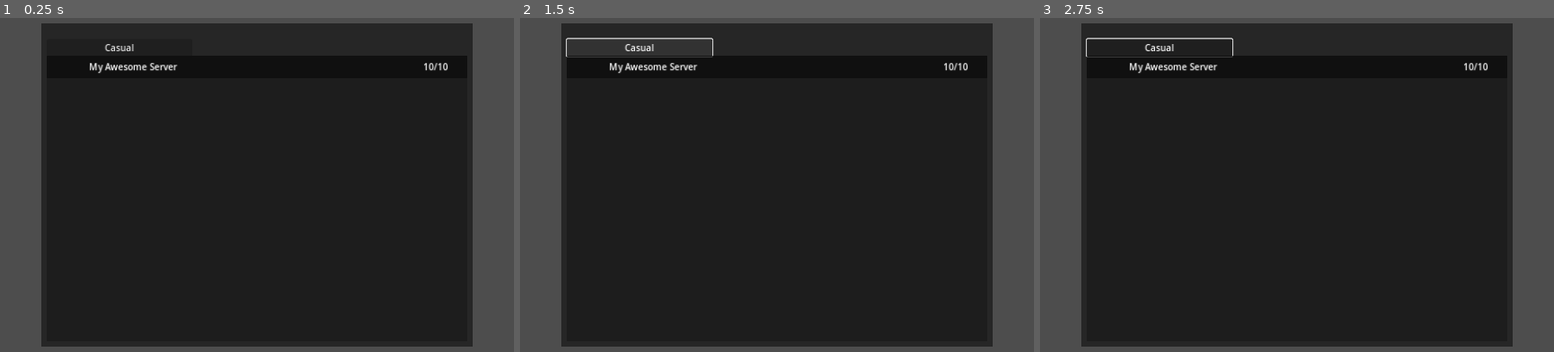
Above: before the commit, frames 1-3 (left to right).
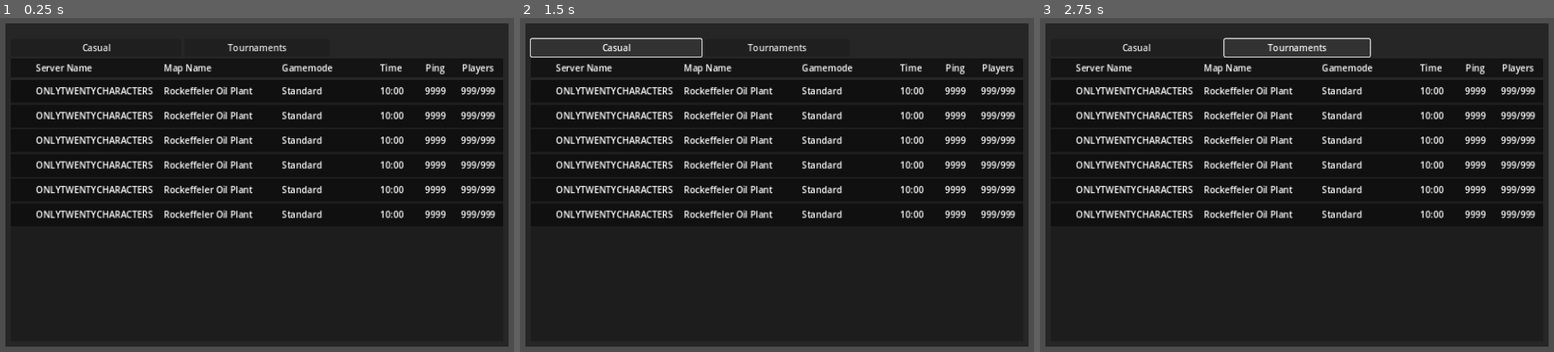
Above: after the commit, the same moments.

Repository: codemonsters/tag-of-war
Game: Godot game, scene res://screens/menu/server_list/server_list.tscn
The game is run twice, just before and just after one commit, with the same random seed, the same clock (stepped at 60 frames per second) and the same inputs. This scene is started directly instead of the project's main scene.
Inputs (mouse positions are in pixels of both pictures, inside the frame that each line leads up to):
- Up to frame 1 (0.25 s): no input
- Up to frame 2 (1.5 s): click "My Awesome Server" (after the commit: "ONLYTWENTYCHARACTERS") at 0.5 s; click "Casual" at 1.25 s
- Up to frame 3 (2.75 s): click (1297, 48) at 2 s, where only the run after the commit has a clickable "Tournaments"

The runs differ from the first frame. In frame 1, 19% of the frame differs, in the area x 1-99%, y 1-99%; in frame 2, 20%; in frame 3, 20%.

Commit message:
Cambios a lista de servidores
+ Añadido headers

+ Añadido función para crear partidas a serverlist

- Eliminado copia de lista de servidores inutil

Diff:
--- a/cliente/src/menu/server_list/server_list.gd
+++ /dev/null
@@ -1,16 +0,0 @@
-extends Control
-
-var empty_room = load("res://menu/server_list/room.tscn")
-
-# Funciones
-
-func add_room() -> void:
-	var new_room = empty_room.instantiate()
-	%Casual.add_child(new_room)
-
-# Principal
-
-func _ready() -> void:
-	for n in range(1, 5):
-		print(n)
-		add_room()
--- a/cliente/src/menu/server_list/server_list.tscn
+++ /dev/null
@@ -1,75 +0,0 @@
-[gd_scene load_steps=3 format=3 uid="uid://chqkxfbrrqsbe"]
-
-[ext_resource type="Script" path="res://menu/server_list/server_list.gd" id="1_dn6vo"]
-[ext_resource type="PackedScene" uid="uid://tgw2omupquqq" path="res://menu/server_list/room.tscn" id="2_177ir"]
-
-[node name="Main" type="Control"]
-layout_mode = 3
-anchors_preset = 15
-anchor_right = 1.0
-anchor_bottom = 1.0
-grow_horizontal = 2
-grow_vertical = 2
-script = ExtResource("1_dn6vo")
-
-[node name="Body" type="Control" parent="."]
-unique_name_in_owner = true
-layout_mode = 1
-anchor_left = 0.2
-anchor_top = 0.1
-anchor_right = 0.8
-anchor_bottom = 0.9
-grow_horizontal = 2
-grow_vertical = 2
-metadata/_edit_use_anchors_ = true
-
-[node name="Background" type="ColorRect" parent="Body"]
-layout_mode = 1
-anchors_preset = 15
-anchor_right = 1.0
-anchor_bottom = 1.0
-grow_horizontal = 2
-grow_vertical = 2
-color = Color(0, 0, 0, 0.498039)
-
-[node name="ListBackground" type="ColorRect" parent="Body"]
-layout_mode = 1
-anchors_preset = -1
-anchor_top = 0.1
-anchor_right = 1.0
-anchor_bottom = 1.0
-offset_left = 10.0
-offset_right = -10.0
-offset_bottom = -10.0
-grow_horizontal = 2
-grow_vertical = 2
-color = Color(0, 0, 0, 0.235294)
-
-[node name="Casual" type="VBoxContainer" parent="Body"]
-unique_name_in_owner = true
-z_index = 1
-layout_mode = 1
-anchors_preset = -1
-anchor_top = 0.1
-anchor_right = 1.0
-anchor_bottom = 1.0
-offset_left = 10.0
-offset_right = -10.0
-offset_bottom = -10.0
-grow_horizontal = 2
-grow_vertical = 2
-
-[node name="Room" parent="Body/Casual" instance=ExtResource("2_177ir")]
-layout_mode = 2
-
-[node name="CasualTab" type="Button" parent="Body"]
-layout_mode = 1
-anchors_preset = -1
-anchor_top = 0.05
-anchor_right = 0.35
-anchor_bottom = 0.102
-offset_left = 10.0
-grow_horizontal = 2
-grow_vertical = 2
-text = "Casual
-"
--- a/cliente/src/menu/server_list/room.tscn
+++ b/cliente/src/screens/menu/server_list/empty_lobby.tscn
@@ -1,11 +1,22 @@
-[gd_scene format=3 uid="uid://tgw2omupquqq"]
+[gd_scene load_steps=2 format=3 uid="uid://cu06f8uhhrvym"]
 
-[node name="Room" type="Control"]
+[sub_resource type="GDScript" id="GDScript_s5v60"]
+script/source = "extends Button
+
+
+# Called when the node enters the scene tree for the first time.
+func _ready() -> void:
+	pass # Replace with function body.
+
+
+# Called every frame. 'delta' is the elapsed time since the previous frame.
+func _process(delta: float) -> void:
+	pass
+"
+
+[node name="Lobby" type="Button"]
 custom_minimum_size = Vector2(0, 40)
-layout_mode = 3
-anchors_preset = 0
-offset_right = 748.0
-offset_bottom = 40.0
+script = SubResource("GDScript_s5v60")
 
 [node name="Background" type="ColorRect" parent="."]
 layout_mode = 1
@@ -16,30 +27,28 @@
 grow_vertical = 2
 color = Color(0, 0, 0, 0.392157)
 
-[node name="LobbyName" type="Label" parent="."]
+[node name="ServerName" type="Label" parent="."]
 layout_mode = 1
 anchors_preset = -1
-anchor_right = 0.45
+anchor_left = 0.05
+anchor_right = 0.3
 anchor_bottom = 1.0
 grow_horizontal = 2
 grow_vertical = 2
-size_flags_vertical = 1
-text = "My Awesome Server
+text = "ONLYTWENTYCHARACTERS
 "
 vertical_alignment = 1
 clip_text = true
 
-[node name="Map" type="Label" parent="."]
+[node name="MapName" type="Label" parent="."]
 layout_mode = 1
 anchors_preset = -1
-anchor_left = 0.7
-anchor_right = 0.9
+anchor_left = 0.31
+anchor_right = 0.55
 anchor_bottom = 1.0
 grow_horizontal = 2
 grow_vertical = 2
-size_flags_vertical = 1
-text = "The Bottomless Pit"
-horizontal_alignment = 1
+text = "Rockeffeler Oil Plant"
 vertical_alignment = 1
 clip_text = true
 
@@ -47,29 +56,25 @@
 layout_mode = 1
 anchors_preset = -1
 anchor_left = 0.55
-anchor_right = 0.7
+anchor_right = 0.65
 anchor_bottom = 1.0
 grow_horizontal = 2
 grow_vertical = 2
-size_flags_vertical = 1
 text = "Standard
 "
-horizontal_alignment = 1
 vertical_alignment = 1
 clip_text = true
 
 [node name="Time" type="Label" parent="."]
 layout_mode = 1
 anchors_preset = -1
-anchor_left = 0.45
-anchor_right = 0.55
+anchor_left = 0.75
+anchor_right = 0.825
 anchor_bottom = 1.0
 grow_horizontal = 2
 grow_vertical = 2
-size_flags_vertical = 1
-text = "60:00
+text = "10:00
 "
-horizontal_alignment = 1
 vertical_alignment = 1
 clip_text = true
 
@@ -81,8 +86,22 @@
 anchor_bottom = 1.0
 grow_horizontal = 0
 grow_vertical = 2
-size_flags_vertical = 1
 text = "999/999
 "
 horizontal_alignment = 1
 vertical_alignment = 1
+clip_text = true
+
+[node name="Ping" type="Label" parent="."]
+layout_mode = 1
+anchors_preset = -1
+anchor_left = 0.825
+anchor_right = 0.9
+anchor_bottom = 1.0
+grow_horizontal = 0
+grow_vertical = 2
+text = "9999
+"
+horizontal_alignment = 1
+vertical_alignment = 1
+clip_text = true
--- /dev/null
+++ b/cliente/src/screens/menu/server_list/server_list.gd
@@ -0,0 +1,21 @@
+extends Control
+
+#-- Variables
+
+var empty_lobby = preload("res://screens/menu/server_list/empty_lobby.tscn")
+
+#-- Funciones
+
+func add_lobby():
+	var new = empty_lobby.instantiate()
+	%Casual.add_child(new)
+
+#-- Principal
+
+func _ready() -> void:
+	for i in range(5):
+		add_lobby()
+
+# Called every frame. 'delta' is the elapsed time since the previous frame.
+func _process(delta: float) -> void:
+	pass
--- a/cliente/src/screens/menu/server_list/server_list.tscn
+++ b/cliente/src/screens/menu/server_list/server_list.tscn
@@ -1,6 +1,7 @@
-[gd_scene load_steps=2 format=3 uid="uid://chqkxfbrrqsbe"]
+[gd_scene load_steps=3 format=3 uid="uid://chqkxfbrrqsbe"]
 
-[ext_resource type="Script" path="res://screens/menu/test.gd" id="1_erasx"]
+[ext_resource type="Script" path="res://screens/menu/server_list/server_list.gd" id="1_hiyl5"]
+[ext_resource type="PackedScene" uid="uid://cu06f8uhhrvym" path="res://screens/menu/server_list/empty_lobby.tscn" id="2_knhi0"]
 
 [node name="Main" type="Control"]
 layout_mode = 3
@@ -9,12 +10,13 @@
 anchor_bottom = 1.0
 grow_horizontal = 2
 grow_vertical = 2
+script = ExtResource("1_hiyl5")
 
 [node name="Table" type="Control" parent="."]
 layout_mode = 1
-anchor_left = 0.2
+anchor_left = 0.15
 anchor_top = 0.1
-anchor_right = 0.8
+anchor_right = 0.85
 anchor_bottom = 0.9
 grow_horizontal = 2
 grow_vertical = 2
@@ -32,7 +34,7 @@
 [node name="BackgroundList" type="ColorRect" parent="Table"]
 layout_mode = 1
 anchors_preset = -1
-anchor_top = 0.1
+anchor_top = 0.175
 anchor_right = 1.0
 anchor_bottom = 1.0
 offset_left = 10.0
@@ -42,11 +44,101 @@
 grow_vertical = 2
 color = Color(0, 0, 0, 0.235294)
 
-[node name="Games" type="VBoxContainer" parent="Table"]
+[node name="Header" type="ColorRect" parent="Table"]
+layout_mode = 1
+anchors_preset = -1
+anchor_top = 0.1
+anchor_right = 1.0
+anchor_bottom = 0.175
+offset_left = 10.0
+offset_top = 5.0
+offset_right = -10.0
+offset_bottom = -5.0
+grow_horizontal = 2
+color = Color(0, 0, 0, 0.470588)
+
+[node name="ServerName" type="Label" parent="Table/Header"]
+layout_mode = 1
+anchors_preset = -1
+anchor_left = 0.05
+anchor_right = 0.3
+anchor_bottom = 1.0
+grow_horizontal = 2
+grow_vertical = 2
+text = "Server Name
+"
+vertical_alignment = 1
+clip_text = true
+
+[node name="MapName" type="Label" parent="Table/Header"]
+layout_mode = 1
+anchors_preset = -1
+anchor_left = 0.31
+anchor_right = 0.55
+anchor_bottom = 1.0
+grow_horizontal = 2
+grow_vertical = 2
+text = "Map Name
+"
+vertical_alignment = 1
+clip_text = true
+
+[node name="Gamemode" type="Label" parent="Table/Header"]
+layout_mode = 1
+anchors_preset = -1
+anchor_left = 0.55
+anchor_right = 0.7
+anchor_bottom = 1.0
+grow_horizontal = 2
+grow_vertical = 2
+text = "Gamemode"
+vertical_alignment = 1
+clip_text = true
+
+[node name="Time" type="Label" parent="Table/Header"]
+layout_mode = 1
+anchors_preset = -1
+anchor_left = 0.75
+anchor_right = 0.825
+anchor_bottom = 1.0
+grow_horizontal = 2
+grow_vertical = 2
+text = "Time"
+vertical_alignment = 1
+clip_text = true
+
+[node name="Players" type="Label" parent="Table/Header"]
+layout_mode = 1
+anchors_preset = -1
+anchor_left = 0.9
+anchor_right = 1.0
+anchor_bottom = 1.0
+grow_horizontal = 0
+grow_vertical = 2
+text = "Players"
+horizontal_alignment = 1
+vertical_alignment = 1
+clip_text = true
+
+[node name="Ping" type="Label" parent="Table/Header"]
+layout_mode = 1
+anchors_preset = -1
+anchor_left = 0.825
+anchor_right = 0.9
+anchor_bottom = 1.0
+grow_horizontal = 0
+grow_vertical = 2
+text = "Ping"
+horizontal_alignment = 1
+vertical_alignment = 1
+clip_text = true
+
+[node name="Casual" type="VBoxContainer" parent="Table"]
+unique_name_in_owner = true
 z_index = 1
 layout_mode = 1
 anchors_preset = -1
-anchor_top = 0.1
+anchor_top = 0.175
 anchor_right = 1.0
 anchor_bottom = 1.0
 offset_left = 10.0
@@ -55,51 +147,31 @@
 grow_horizontal = 2
 grow_vertical = 2
 
-[node name="Lobby" type="Button" parent="Table/Games"]
-custom_minimum_size = Vector2(0, 40)
+[node name="Lobby" parent="Table/Casual" instance=ExtResource("2_knhi0")]
 layout_mode = 2
-script = ExtResource("1_erasx")
 
-[node name="Background" type="ColorRect" parent="Table/Games/Lobby"]
+[node name="BtnTournament" type="Button" parent="Table"]
 layout_mode = 1
-anchors_preset = 15
-anchor_right = 1.0
-anchor_bottom = 1.0
+anchors_preset = -1
+anchor_left = 0.35
+anchor_top = 0.05
+anchor_right = 0.65
+anchor_bottom = 0.1
+offset_left = 5.0
+offset_right = -5.0
 grow_horizontal = 2
 grow_vertical = 2
-color = Color(0, 0, 0, 0.392157)
+text = "Tournaments
+"
 
-[node name="ServerName" type="Label" parent="Table/Games/Lobby"]
-layout_mode = 1
-anchors_preset = -1
-anchor_left = 0.1
-anchor_right = 0.85
-anchor_bottom = 1.0
-grow_horizontal = 2
-grow_vertical = 2
-text = "My Awesome Server
-"
-vertical_alignment = 1
-
-[node name="Players" type="Label" parent="Table/Games/Lobby"]
-layout_mode = 1
-anchors_preset = -1
-anchor_left = 0.85
-anchor_right = 1.0
-anchor_bottom = 1.0
-grow_horizontal = 0
-grow_vertical = 2
-text = "10/10"
-horizontal_alignment = 1
-vertical_alignment = 1
-
-[node name="Casual" type="Button" parent="Table"]
+[node name="BtnCasual" type="Button" parent="Table"]
 layout_mode = 1
 anchors_preset = -1
 anchor_top = 0.05
 anchor_right = 0.35
-anchor_bottom = 0.102
+anchor_bottom = 0.1
 offset_left = 10.0
+offset_bottom = 0.0999985
 grow_horizontal = 2
 grow_vertical = 2
 text = "Casual
--- a/cliente/src/screens/menu/test.gd
+++ /dev/null
@@ -1,11 +0,0 @@
-extends Button
-
-
-# Called when the node enters the scene tree for the first time.
-func _ready() -> void:
-	pass # Replace with function body.
-
-
-# Called every frame. 'delta' is the elapsed time since the previous frame.
-func _process(delta: float) -> void:
-	pass
